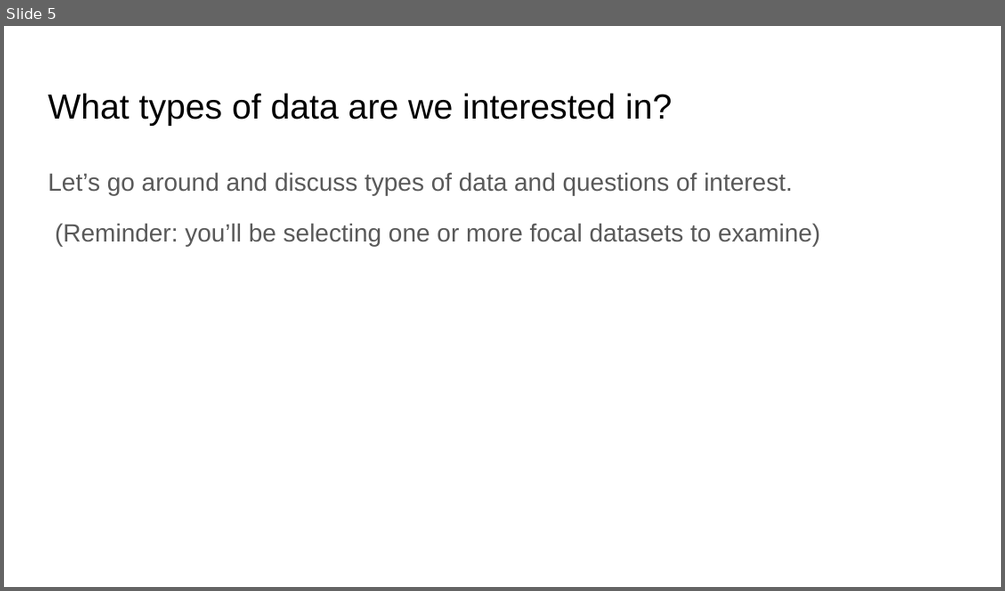
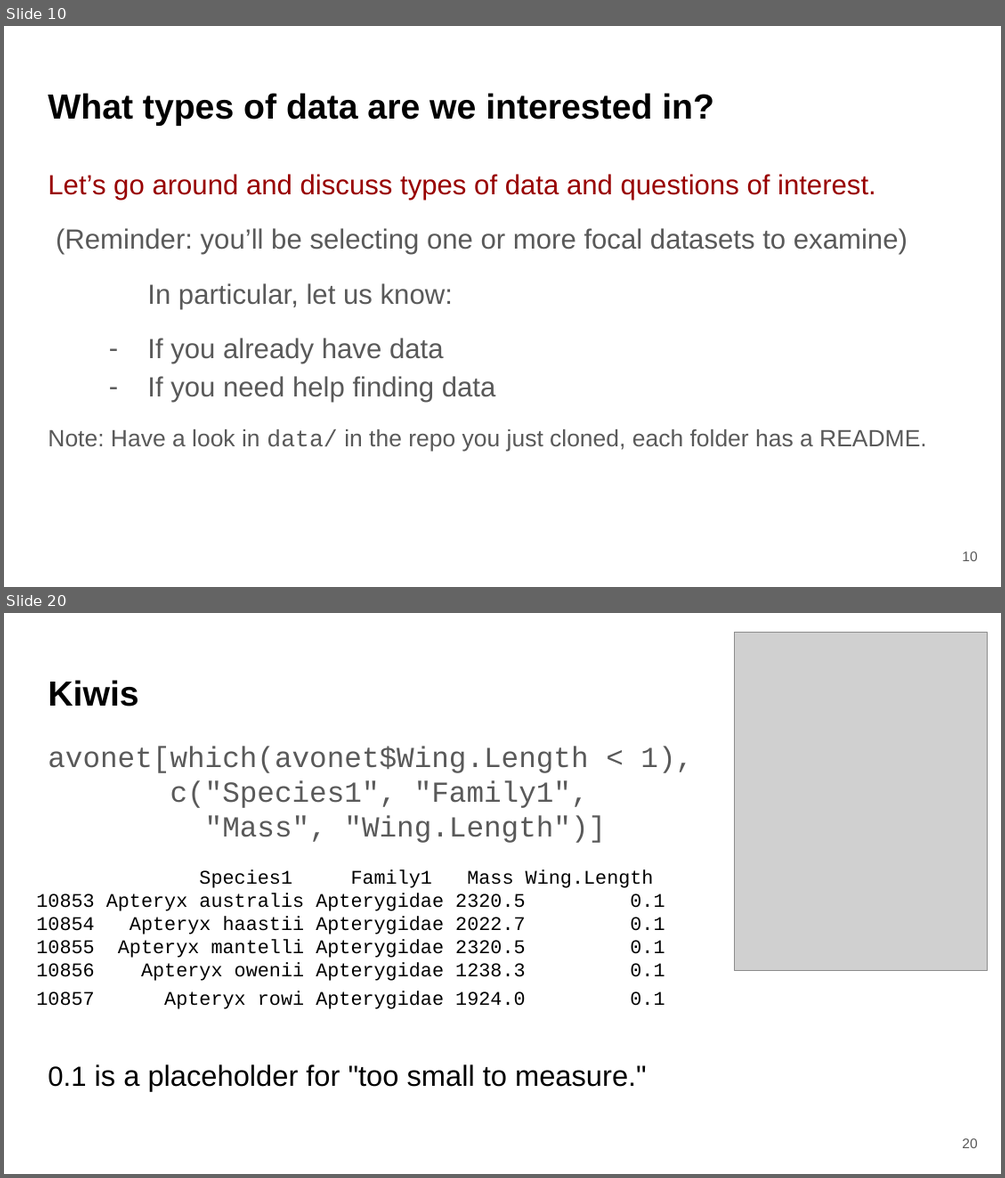
Before and after one commit to bmaitner/biometry_course, a slide deck: lectures/Lecture_05_exploratory_analyses_I.pptx. Shown one above the other, each under a label of ours: slide 5 before the commit, slides 10 and 20 after it; the slides between them are not shown. The pictures are 1005x591 and 1005x1178 pixels, drawn with LibreOffice and Linux fonts; fonts in the diff are those of the drawing; grey boxes stand for pictures. Boxes give left, top, right and bottom in pixels: in the first picture for what was removed or moved away, otherwise in the second. Text is boxed around its words. In the diff, an @@ line names an element or a change of style, - is before the commit and + after.

```diff
--- a/lectures/Lecture_05_exploratory_analyses_I.pptx
+++ b/lectures/Lecture_05_exploratory_analyses_I.pptx
@@ slide 20 added at bbox=[4, 613, 1001, 1174], background #FFFFFF @@
@@ picture added at bbox=[735, 633, 987, 971] @@
@@ title added at bbox=[48, 680, 138, 706], 25.2 pt, text #000000, bold @@
+Kiwis
@@ text added at bbox=[48, 746, 693, 843], 21 pt, text #595959 @@
+avonet[which(avonet$Wing.Length < 1),
+c("Species1", "Family1",
+"Mass", "Wing.Length")]
@@ text added at bbox=[36, 869, 664, 1009], 14 pt, text #000000 @@
+Species1 Family1 Mass Wing.Length
+10853 Apteryx australis Apterygidae 2320.5 0.1
+10854 Apteryx haastii Apterygidae 2022.7 0.1
+10855 Apteryx mantelli Apterygidae 2320.5 0.1
+10856 Apteryx owenii Apterygidae 1238.3 0.1
+10857 Apteryx rowi Apterygidae 1924.0 0.1
@@ text added at bbox=[48, 1064, 647, 1091], 21 pt, text #000000 @@
+0.1 is a placeholder for "too small to measure."
@@ page number added at bbox=[962, 1138, 977, 1148], 10 pt, text #595959 @@
+20
@@ what was slide 5 is now slide 10 @@
@@ slide 10 changed as well @@
@@ title "What types of data are ..." at bbox=[48, 93, 714, 126]: bold on @@
@@ text at bbox=[48, 174, 907, 254]: size 18 to 20 pt in "Let’s go around and discuss types of ...", "(Reminder: you’ll be selecting one or more ..."; text colour #595959 to #980000 in "Let’s go around and discuss types of ..."; less space between paragraphs @@
@@ text at bbox=[48, 283, 927, 451]: paragraphs added @@
+In particular, let us know:
+– If you already have data
+– If you need help finding data
+Note: Have a look in data/ in the repo you just cloned, each folder has a README.
@@ page number added at bbox=[962, 551, 977, 561], 10 pt, text #595959 @@
+10
```
Also in this commit, not shown: 5 other slides changed, 21 other slides added, 1 other file.
